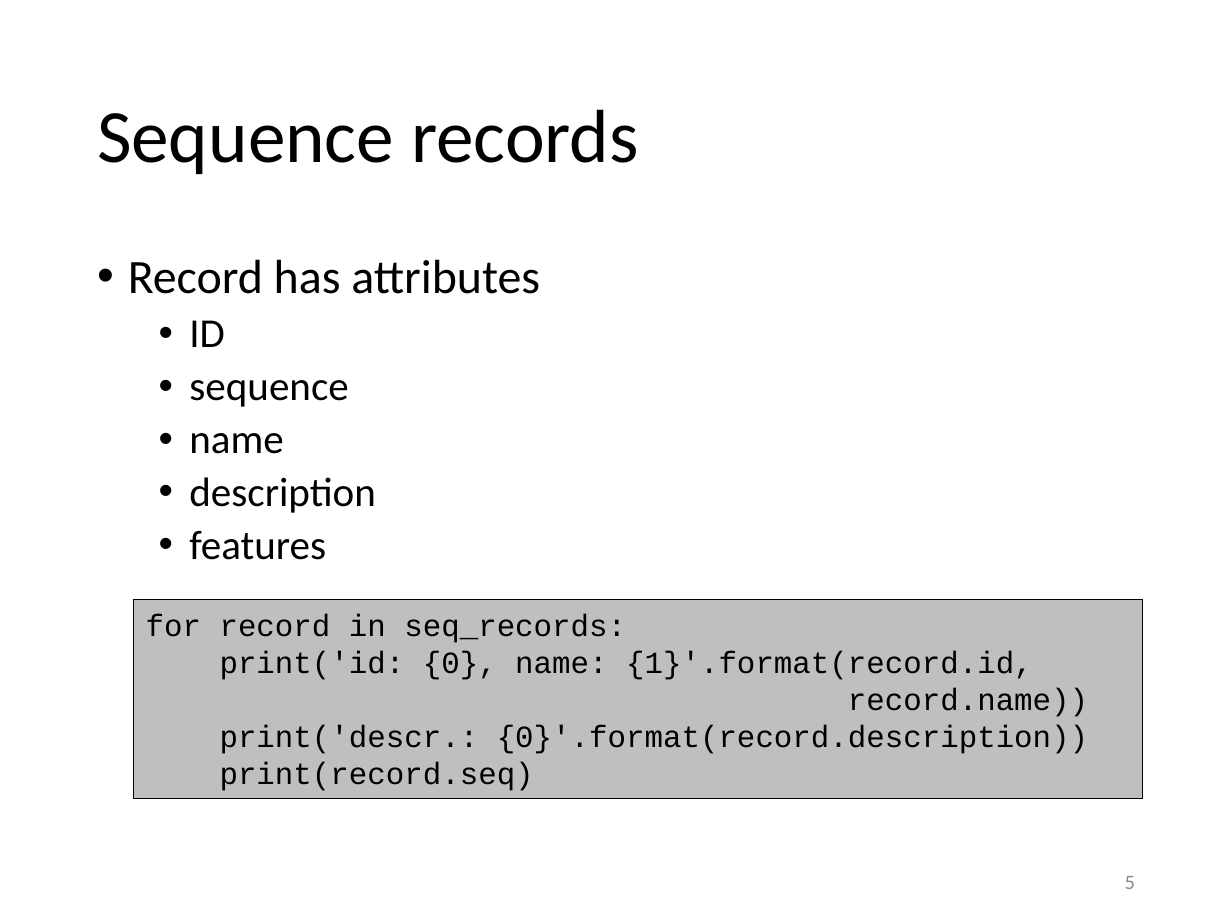
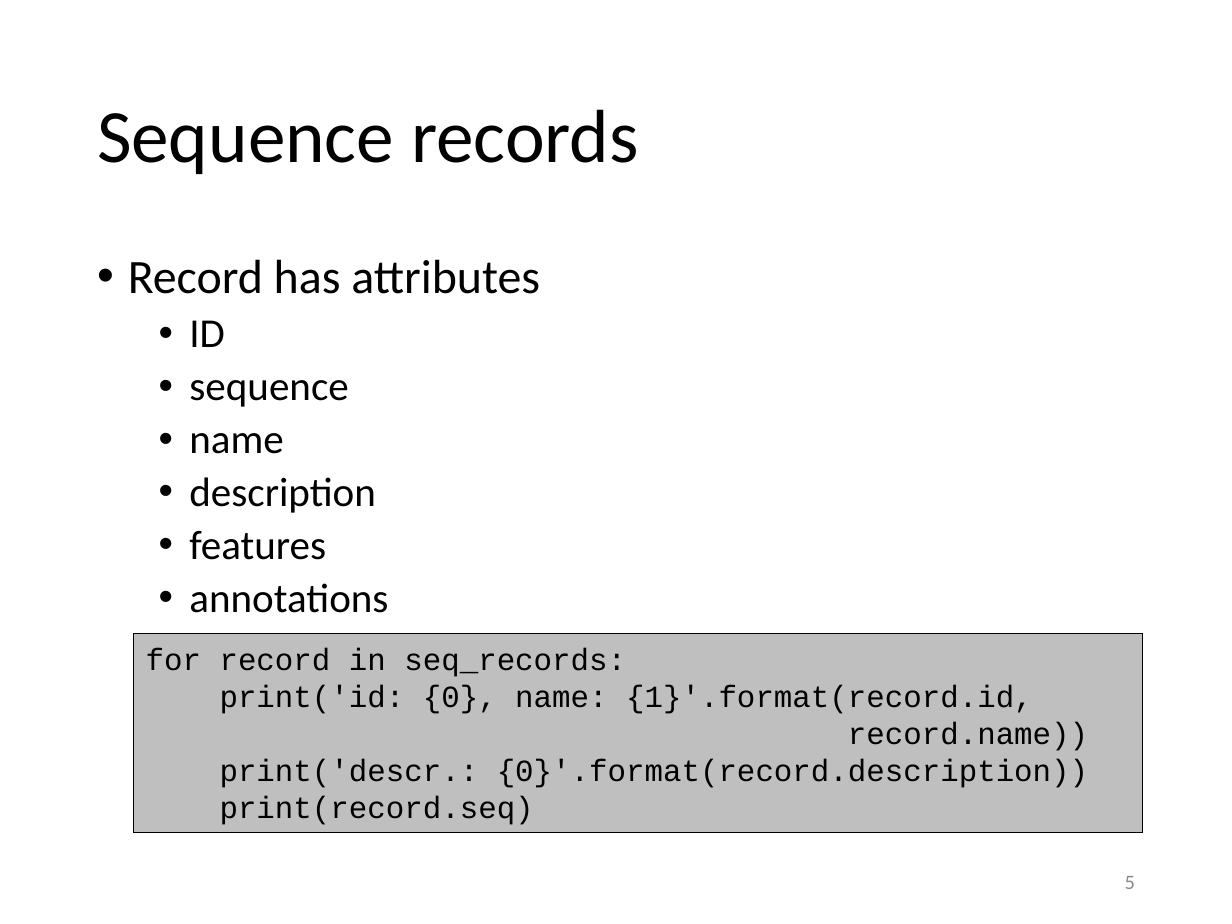
Before and after one commit to gjbex/training-material, a slide deck: slide 5 of Python/biopython.pptx. Drawn at 1232x924 pixels with LibreOffice and Linux fonts; fonts in the diff are those of the drawing. Boxes give left, top, right and bottom in pixels: in the first picture for what was removed or moved away, otherwise in the second. Text is boxed around its words. In the diff, an @@ line names an element or a change of style, - is before the commit and + after.

```diff
--- a/Python/biopython.pptx
+++ b/Python/biopython.pptx
@@ text at box(189, 583, 388, 613): paragraph added @@
+  • annotations
@@ rectangle "for record in seq_records:": place and size @@
-rectangle "for record in seq_records:" at box(133, 600, 1142, 800)
+rectangle "for record in seq_records:" at box(133, 634, 1142, 834)
```
Also in this commit, not shown: 4 other slides changed.
